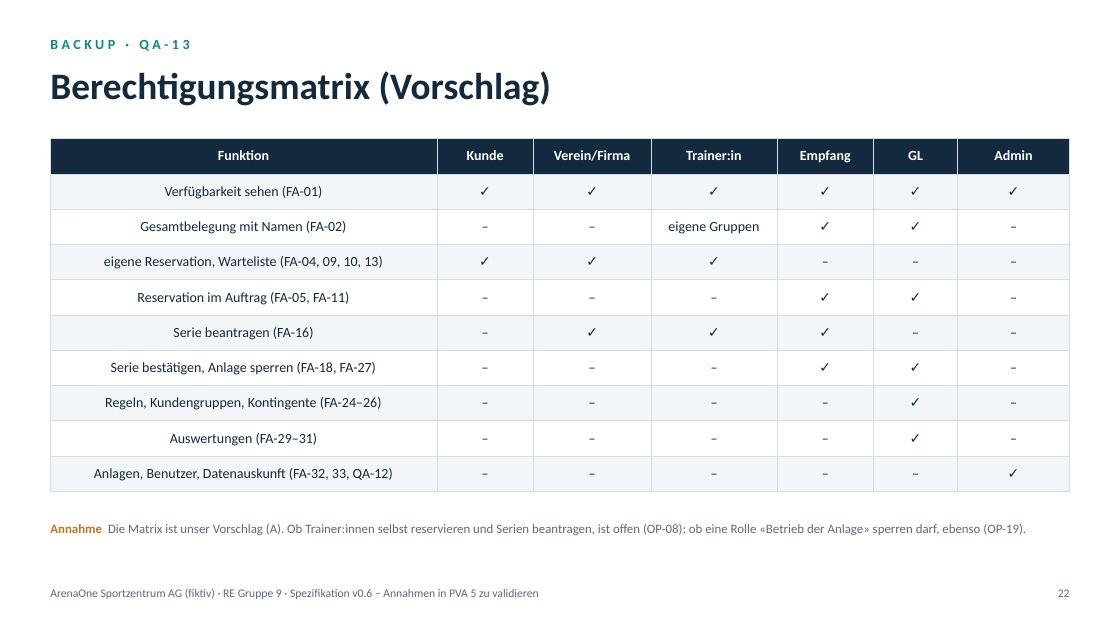
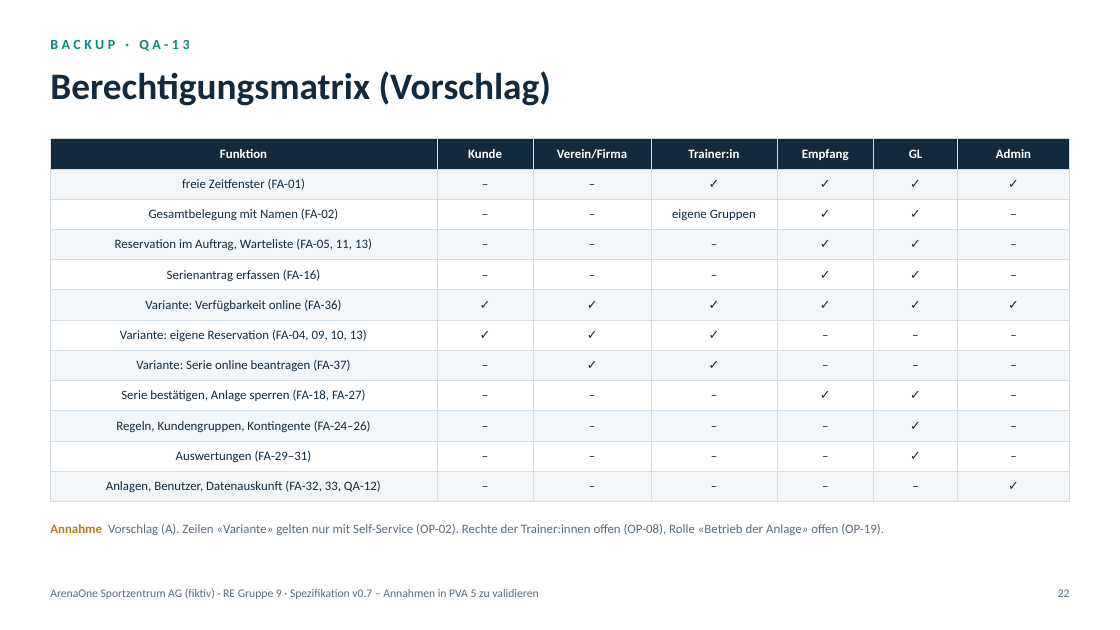
Before and after one commit to gotazlib/abgaben, a slide deck: slide 22 of requirements-engineering/re-arenaone/praesentation-pva9-10/RE_ArenaOne_Loesung.pptx. Drawn at 1120x630 pixels with LibreOffice and Linux fonts; fonts in the diff are those of the drawing. Boxes give left, top, right and bottom in pixels: in the first picture for what was removed or moved away, otherwise in the second. Text is boxed around its words. In the diff, an @@ line names an element or a change of style, - is before the commit and + after.

Commit message:
Requirements Engineering: ArenaOne Spezifikation v0.7 (Kernprozess ohne Self-Service), Leitfaden mit Muss-Fragen, Bestätigungsliste

```diff
--- a/requirements-engineering/re-arenaone/praesentation-pva9-10/RE_ArenaOne_Loesung.pptx
+++ b/requirements-engineering/re-arenaone/praesentation-pva9-10/RE_ArenaOne_Loesung.pptx
@@ table at [50, 139, 1070, 496] @@
-row 2: Verfügbarkeit sehen (FA-01) | ✓ | ✓ | ✓ | ✓ | ✓ | ✓
+row 2: freie Zeitfenster (FA-01) | – | – | ✓ | ✓ | ✓ | ✓
-row 4: eigene Reservation, Warteliste (FA-04, 09, 10, 13) | ✓ | ✓ | ✓ | – | – | –
-row 5: Reservation im Auftrag (FA-05, FA-11) | – | – | – | ✓ | ✓ | –
-row 6: Serie beantragen (FA-16) | – | ✓ | ✓ | ✓ | – | –
+row 4: Reservation im Auftrag, Warteliste (FA-05, 11, 13) | – | – | – | ✓ | ✓ | –
+row 5: Serienantrag erfassen (FA-16) | – | – | – | ✓ | ✓ | –
+row 6: Variante: Verfügbarkeit online (FA-36) | ✓ | ✓ | ✓ | ✓ | ✓ | ✓
+row 7: Variante: eigene Reservation (FA-04, 09, 10, 13) | ✓ | ✓ | ✓ | – | – | –
+row 8: Variante: Serie online beantragen (FA-37) | – | ✓ | ✓ | – | – | –
@@ text at [50, 524, 884, 535]: text changed @@
-Annahme Die Matrix ist unser Vorschlag (A). Ob Trainer:innen selbst reservieren und Serien beantragen, ist offen (OP-08); ob eine Rolle «Betrieb der Anlage» sperren darf, ebenso (OP-19).
+Annahme Vorschlag (A). Zeilen «Variante» gelten nur mit Self-Service (OP-02). Rechte der Trainer:innen offen (OP-08), Rolle «Betrieb der Anlage» offen (OP-19).
@@ text at [50, 588, 538, 599]: text changed @@
-ArenaOne Sportzentrum AG (fiktiv) · RE Gruppe 9 · Spezifikation v0.6 – Annahmen in PVA 5 zu validieren
+ArenaOne Sportzentrum AG (fiktiv) · RE Gruppe 9 · Spezifikation v0.7 – Annahmen in PVA 5 zu validieren
```
Also in this commit, not shown: 24 other slides changed, 44 other files.
